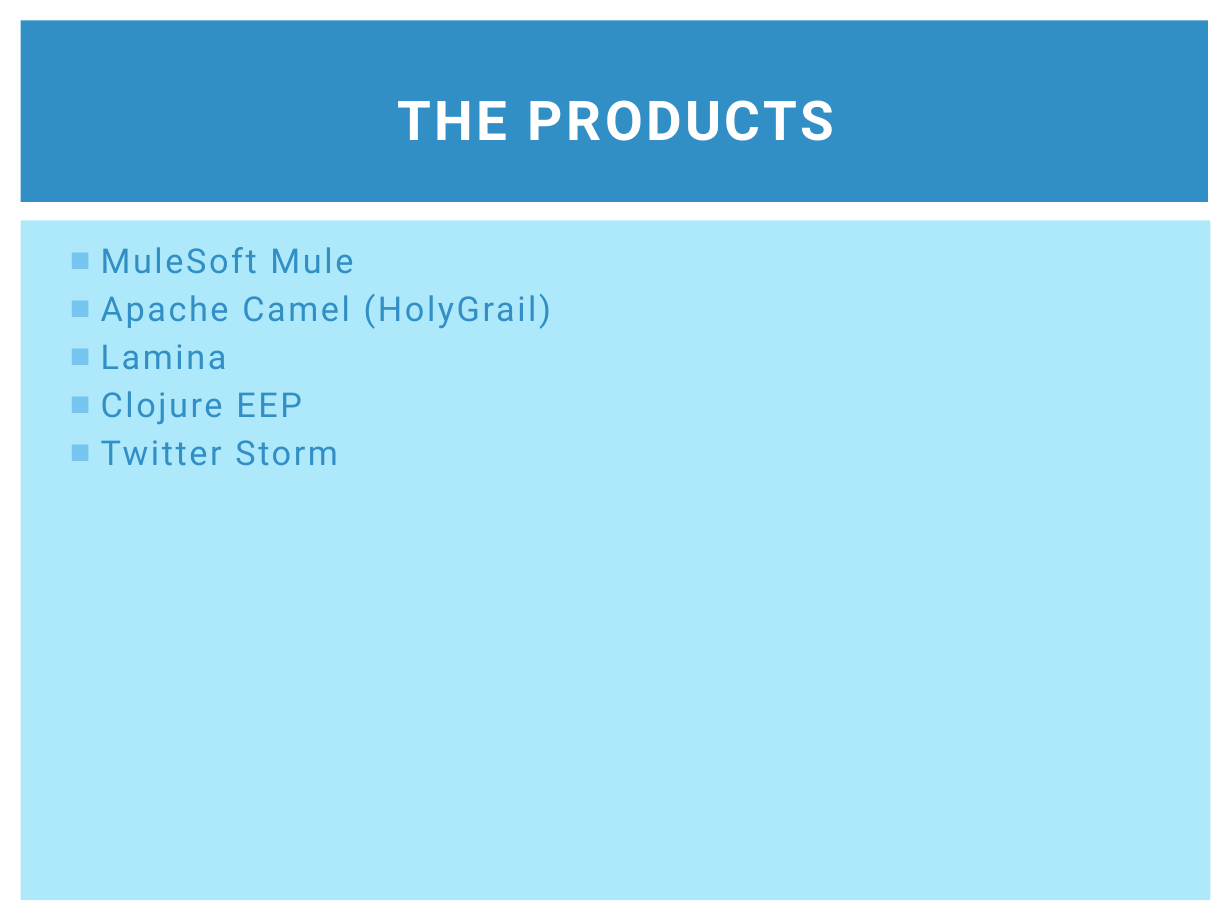
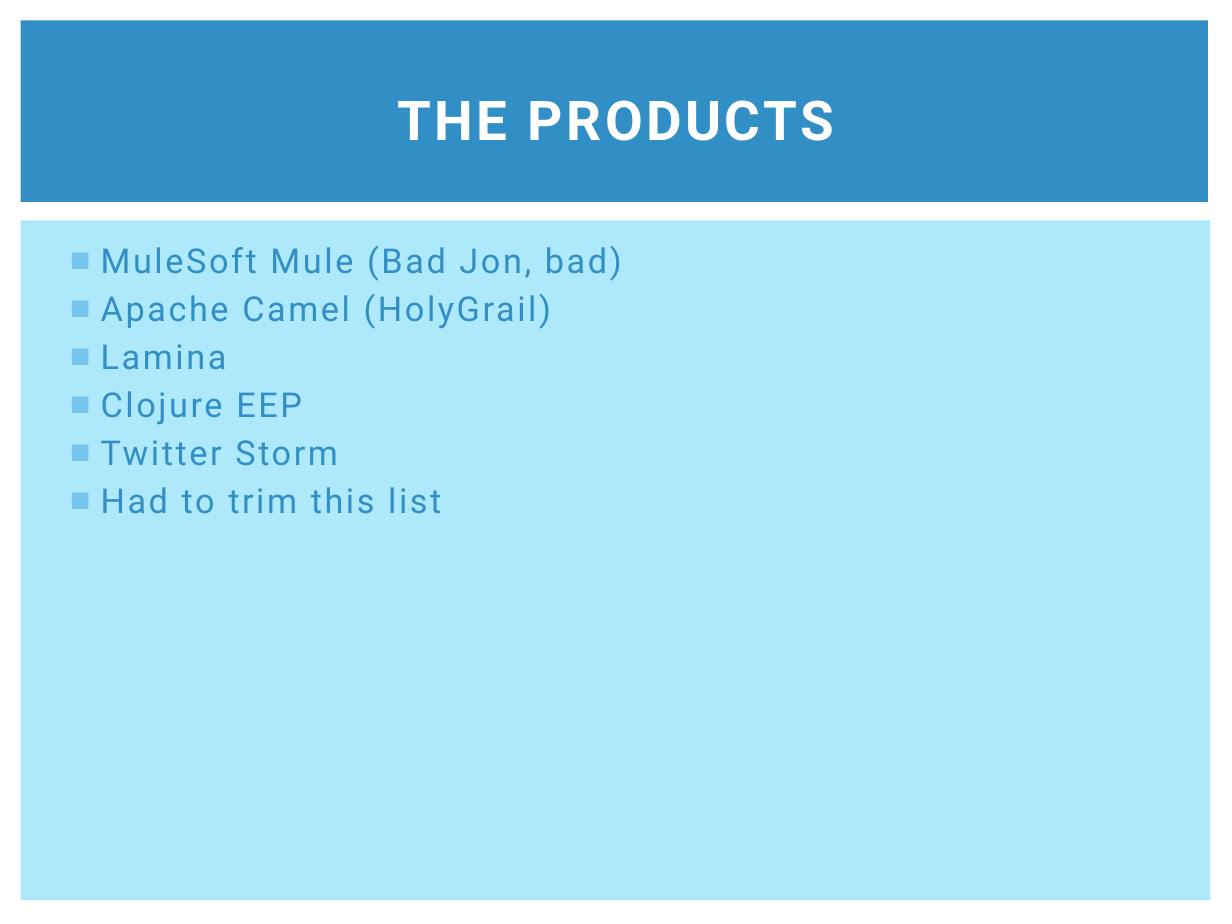
Before and after one commit to clumsyjedi/euroclojure2013, a slide deck: slide 9 of SLIDES.pptx. Drawn at 1232x924 pixels with LibreOffice and Linux fonts; fonts in the diff are those of the drawing. Boxes give left, top, right and bottom in pixels: in the first picture for what was removed or moved away, otherwise in the second. Text is boxed around its words. In the diff, an @@ line names an element or a change of style, - is before the commit and + after.

```diff
--- a/SLIDES.pptx
+++ b/SLIDES.pptx
@@ text at bbox=[101, 246, 622, 281]: text changed @@
-■ MuleSoft Mule
+■ MuleSoft Mule (Bad Jon, bad)
@@ text at bbox=[101, 487, 441, 513]: paragraph added @@
+■ Had to trim this list
```
Also in this commit, not shown: 12 other slides changed, 28 other files.
